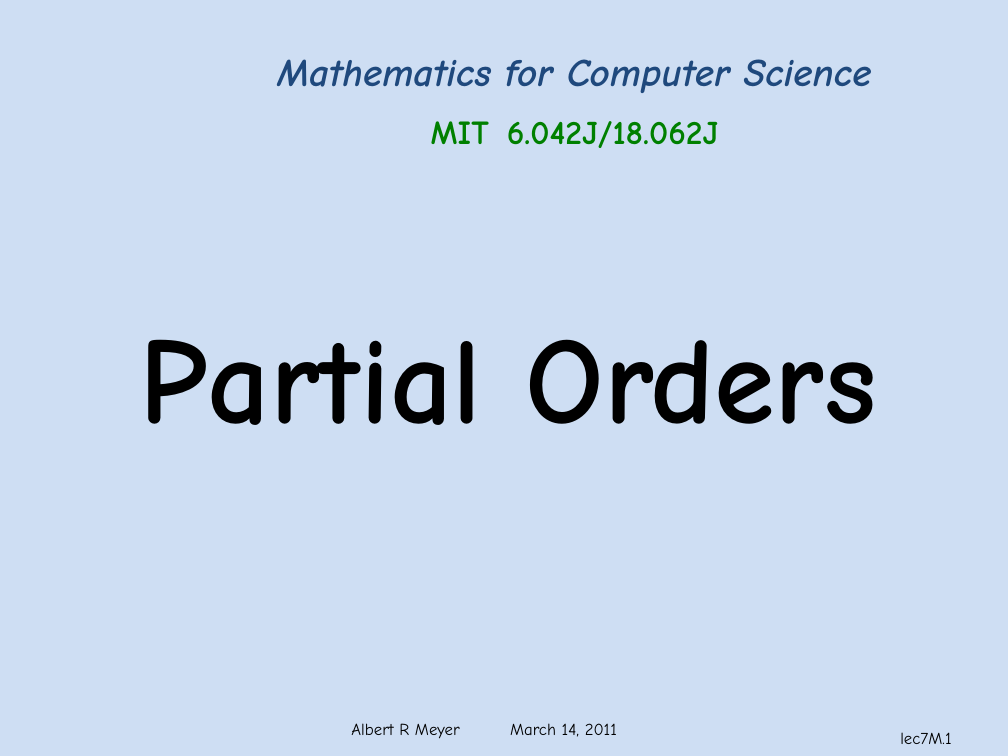
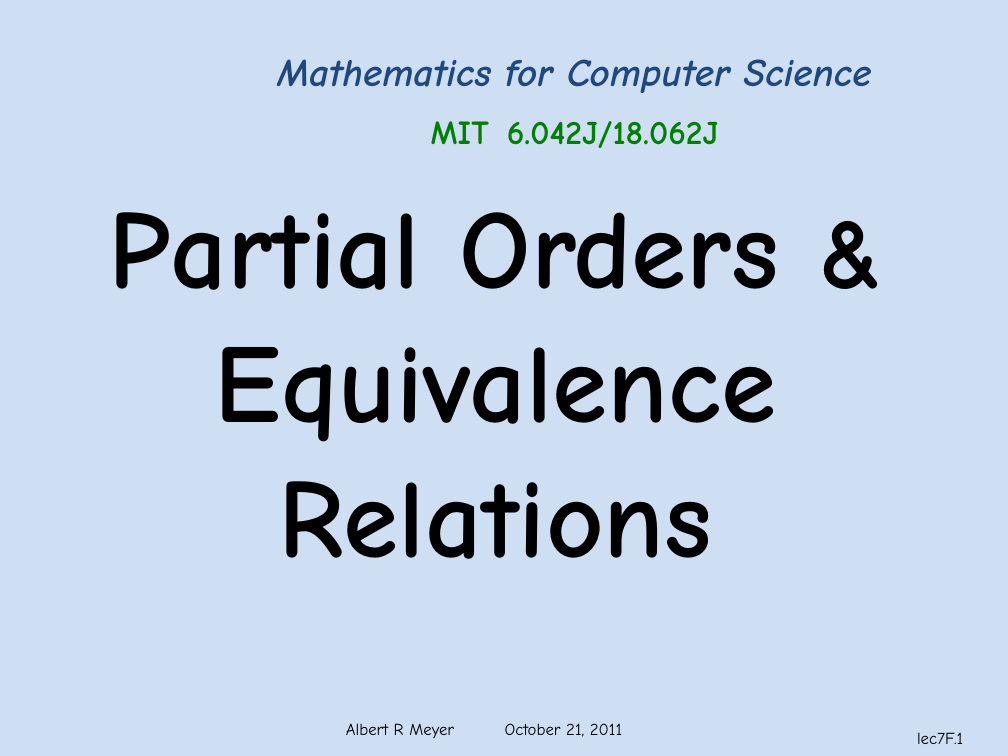
Before and after one commit to armeyer/mcs_web, a slide deck: slide 1 of fall11/slidesF11/slides7f.pptx. Drawn at 1008x756 pixels with LibreOffice and Linux fonts; fonts in the diff are those of the drawing; background and template pictures are left out. Boxes give left, top, right and bottom in pixels: in the first picture for what was removed or moved away, otherwise in the second. Text is boxed around its words. In the diff, an @@ line names an element or a change of style, - is before the commit and + after.

Commit message:
revise PS_equivalence_same_property, edit digraphs re def:partition

```diff
--- a/fall11/slidesF11/slides7f.pptx
+++ b/fall11/slidesF11/slides7f.pptx
@@ text at bbox=[109, 212, 779, 559]: text changed; size 88 to 80 pt @@
-Partial Orders
+Partial Orders & Equivalence
+Relations
@@ text at bbox=[346, 723, 622, 738]: text changed @@
-Albert R Meyer March 14, 2011
+Albert R Meyer October 21, 2011
@@ page number at bbox=[917, 732, 963, 744]: text changed @@
-lec7M.1
+lec7F.1
```
Also in this commit, not shown: 36 other slides changed, 4 other files.
